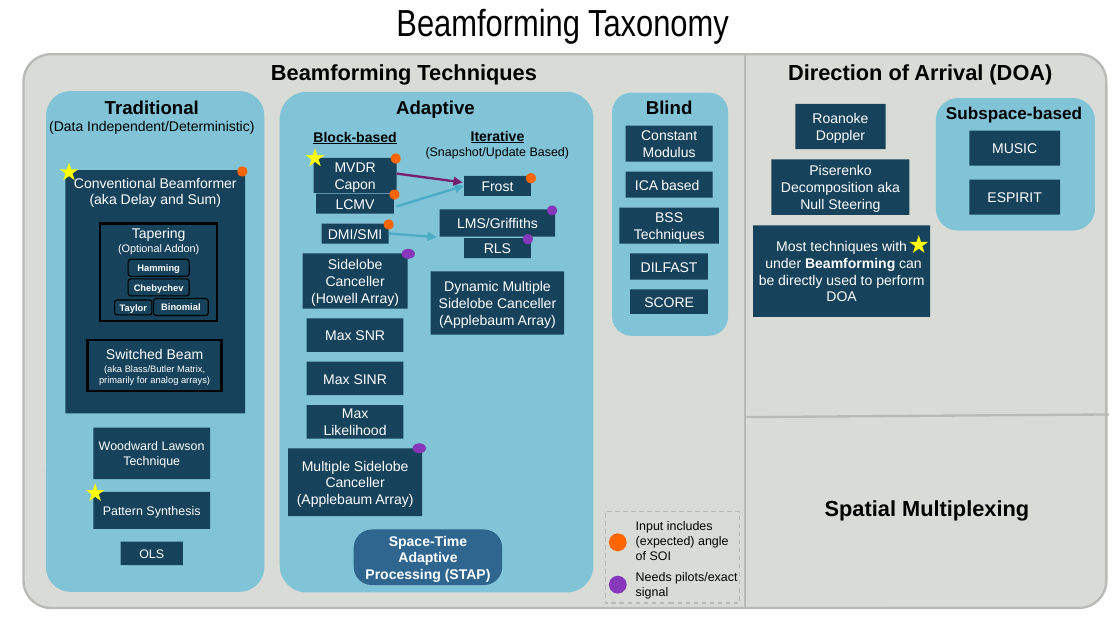
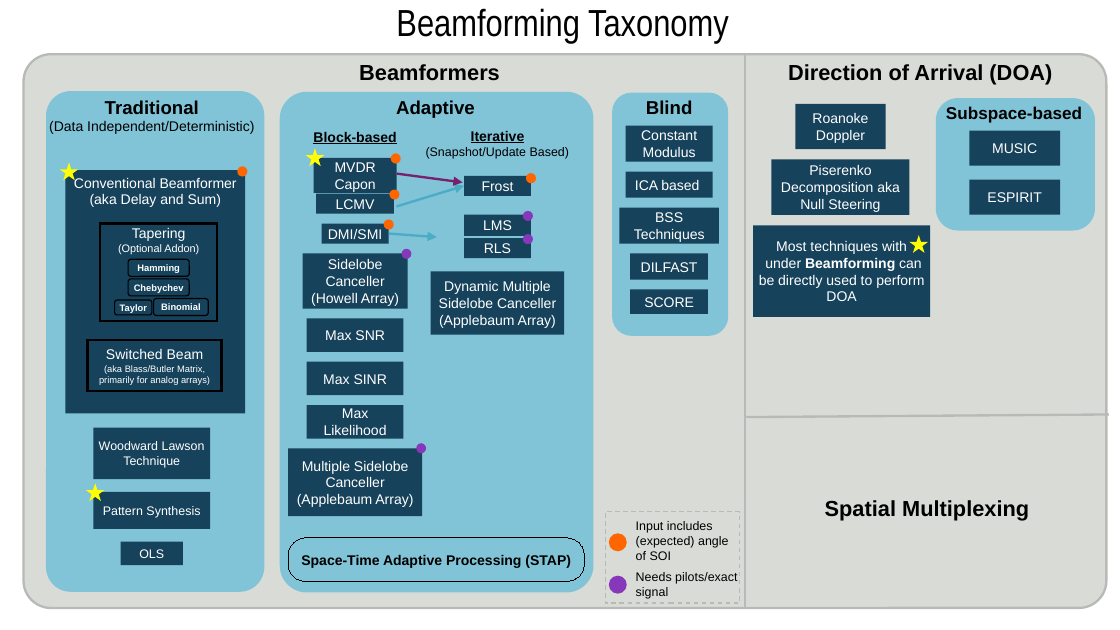
Before and after one commit to 777arc/PySDR, a slide deck: slide 1 of powerpoints/beamforming_taxonomy.pptx. Drawn at 1120x630 pixels with LibreOffice and Linux fonts; fonts in the diff are those of the drawing; background and template pictures are left out. Boxes give left, top, right and bottom in pixels: in the first picture for what was removed or moved away, otherwise in the second. Text is boxed around its words. In the diff, an @@ line names an element or a change of style, - is before the commit and + after.

Commit message:
tweaks to beamforming taxonomy

```diff
--- a/powerpoints/beamforming_taxonomy.pptx
+++ b/powerpoints/beamforming_taxonomy.pptx
@@ text at box(359, 64, 500, 81): text changed @@
-Beamforming Techniques
+Beamformers
@@ rectangle "LMS": place and size @@
-rectangle "LMS" at box(440, 209, 556, 236)
+rectangle "LMS" at box(464, 215, 531, 236)
@@ text in rectangle at box(483, 220, 512, 230): text changed @@
-LMS/Griffiths
+LMS
@@ ellipse: place and size @@
-ellipse at box(548, 205, 558, 215)
+ellipse at box(523, 211, 533, 221)
@@ ellipse: place and size @@
-ellipse at box(402, 249, 416, 259)
+ellipse at box(402, 249, 412, 259)
@@ ellipse: place and size @@
-ellipse at box(412, 444, 426, 454)
+ellipse at box(417, 444, 427, 454)
@@ rounded rectangle "Space-Time Adaptive Processing (STAP)": place and size @@
-rounded rectangle "Space-Time Adaptive Processing (STAP)" at box(354, 530, 503, 586)
+rounded rectangle "Space-Time Adaptive Processing (STAP)" at box(288, 538, 585, 581)
@@ rounded rectangle "Space-Time Adaptive Processing (STAP)" at box(288, 538, 585, 581): text colour #FFFFFF to #000000; fill #2F6690 to none; outline none to #000000 0.75 pt; proportions changed @@
```
Also in this commit, not shown: 1 other file.
